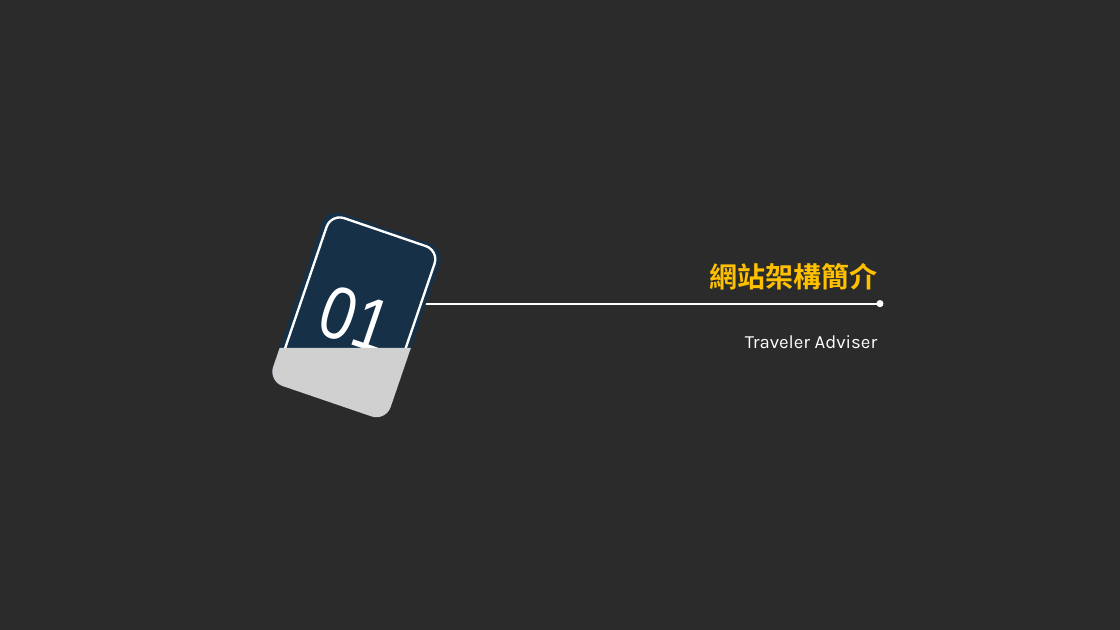
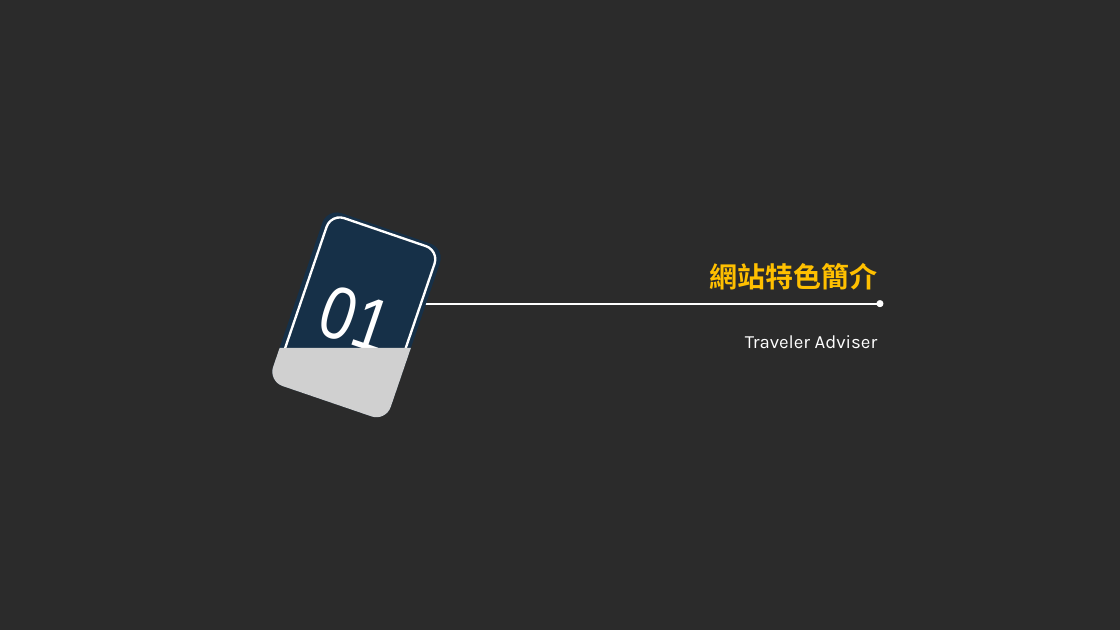
Before and after one commit to shanlee870502/TravelerAdviser, a slide deck: slide 3 of static/TravelerAdviser.pptx. Drawn at 1120x630 pixels with LibreOffice and Linux fonts; fonts in the diff are those of the drawing; grey boxes stand for pictures; background and template pictures are left out; a plain dark background stands for a picture behind light text. Boxes give left, top, right and bottom in pixels: in the first picture for what was removed or moved away, otherwise in the second. Text is boxed around its words. In the diff, an @@ line names an element or a change of style, - is before the commit and + after.

```diff
--- a/static/TravelerAdviser.pptx
+++ b/static/TravelerAdviser.pptx
@@ text at bbox=[709, 263, 877, 290]: text changed @@
-網站架構簡介
+網站特色簡介
```
Also in this commit, not shown: 2 other slides changed, 6 other files.
